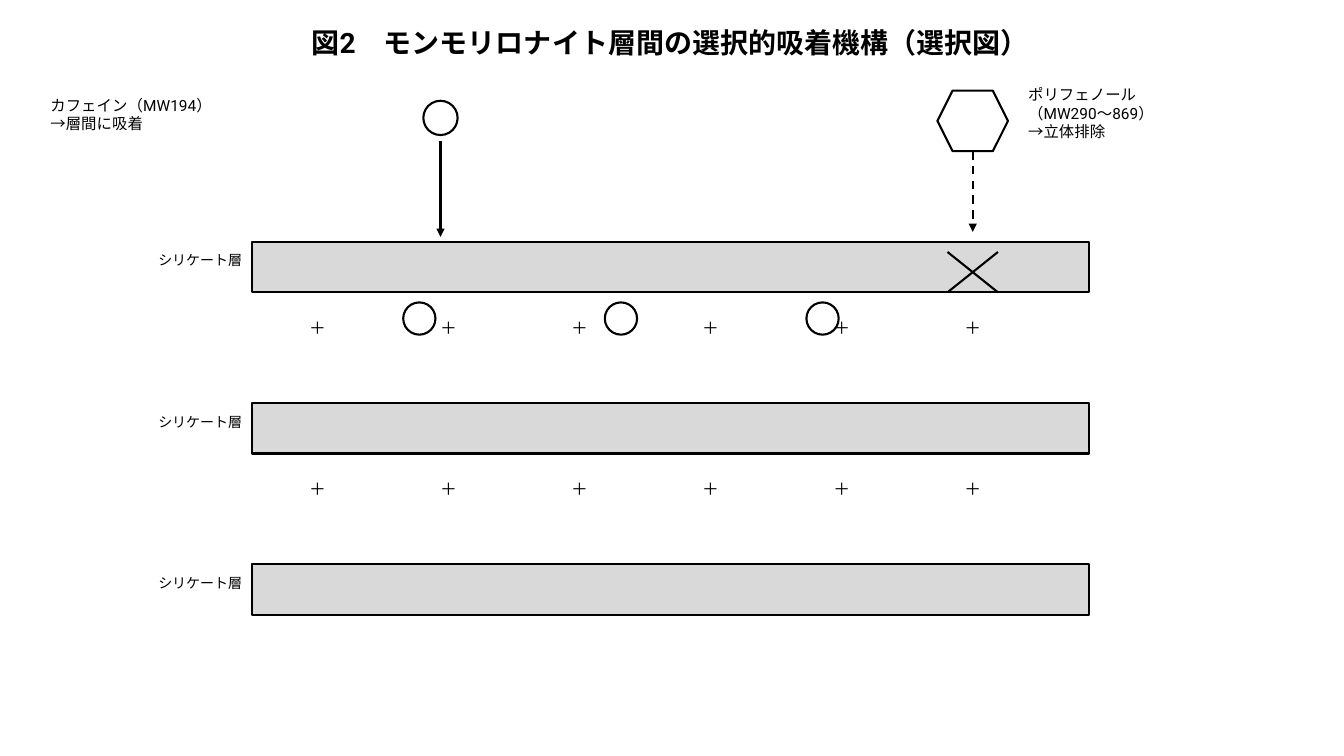
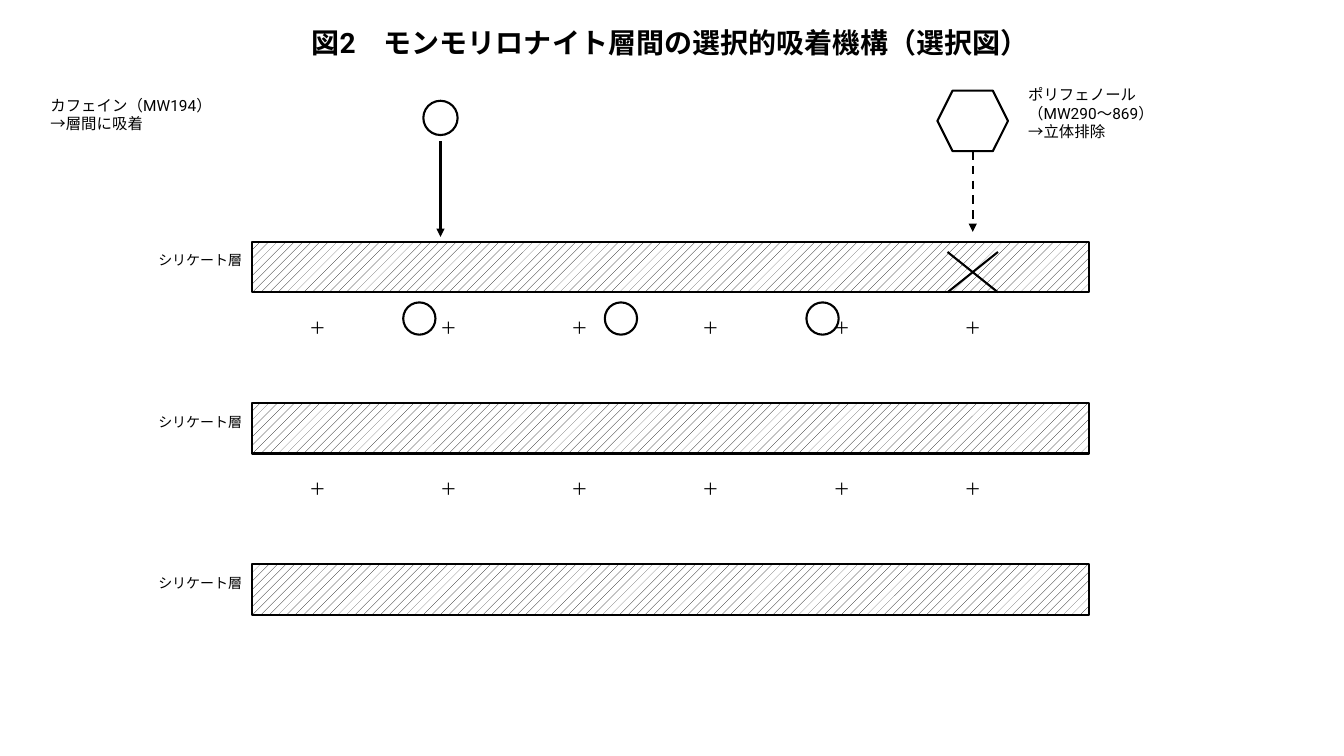
Before and after one commit to bougtoir/medical-accident-its-analysis, a slide deck: slide 2 of montmorillonite_decaf/patent_figures.pptx. Drawn at 1344x756 pixels with LibreOffice and Linux fonts; fonts in the diff are those of the drawing. Boxes give left, top, right and bottom in pixels: in the first picture for what was removed or moved away, otherwise in the second. Text is boxed around its words. In the diff, an @@ line names an element or a change of style, - is before the commit and + after.

```diff
--- a/montmorillonite_decaf/patent_figures.pptx
+++ b/montmorillonite_decaf/patent_figures.pptx
@@ fill #D9D9D9 to pattern #000000 on #FFFFFF in 3 elements at bbox=[252, 565, 1089, 615], bbox=[252, 403, 1089, 454], bbox=[252, 242, 1089, 292] @@
```
Also in this commit, not shown: 4 other slides changed, 9 other files.
